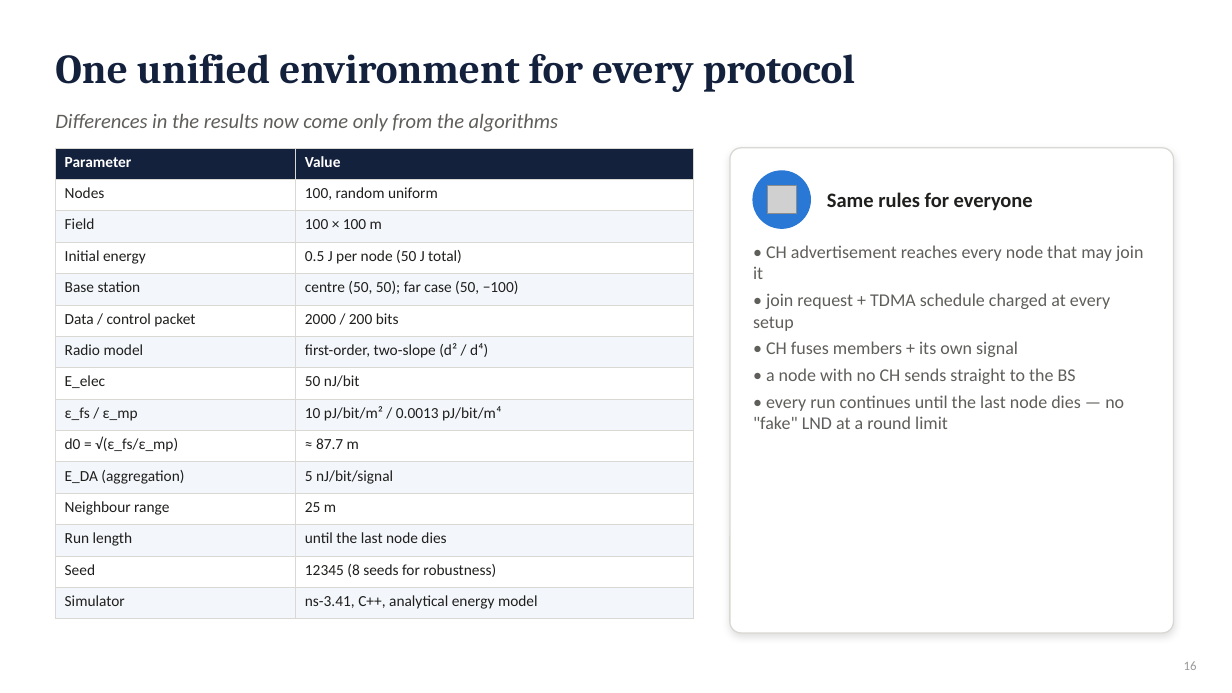
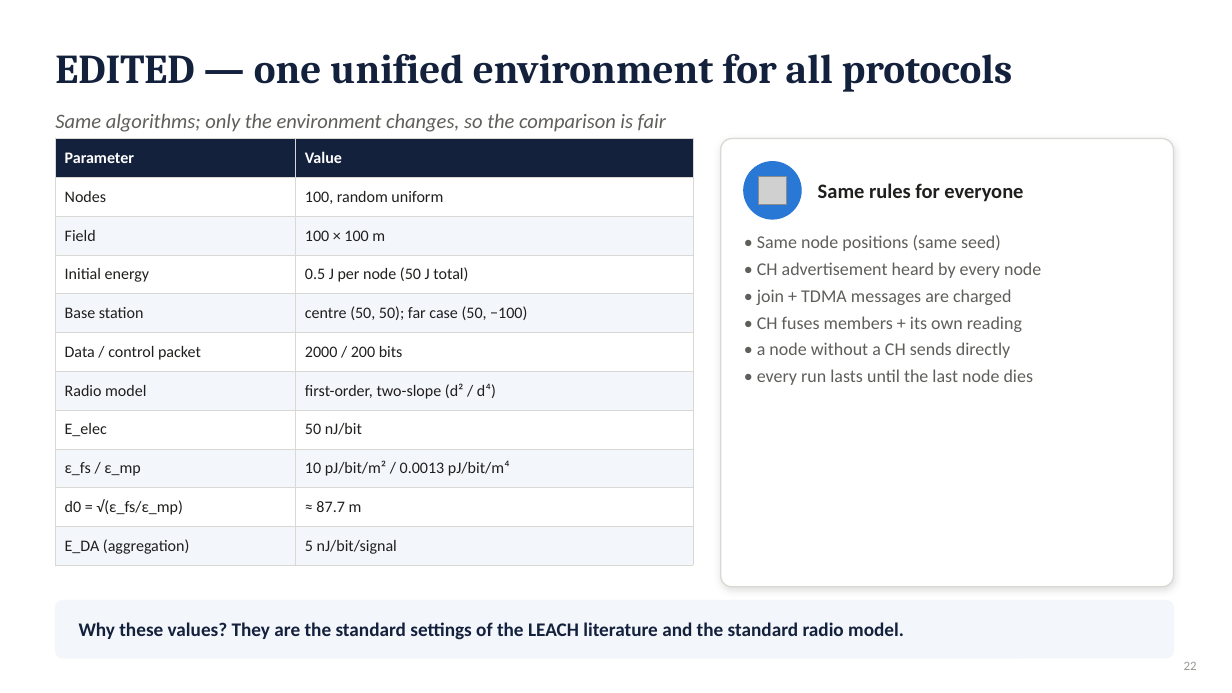
Before and after one commit to RahmaOshba/Routing-Protocols, a slide deck: slide 22 of thesis-final/Thesis_Defense_v8-Chain.pptx (slide 16 before the commit). Drawn at 1232x693 pixels with LibreOffice and Linux fonts; fonts in the diff are those of the drawing; grey boxes stand for pictures. Boxes give left, top, right and bottom in pixels: in the first picture for what was removed or moved away, otherwise in the second. Text is boxed around its words. In the diff, an @@ line names an element or a change of style, - is before the commit and + after.

```diff
--- a/thesis-final/Thesis_Defense_v8-Chain.pptx
+++ b/thesis-final/Thesis_Defense_v8-Chain.pptx
@@ text at (55, 54, 1013, 92): text changed @@
-One unified environment for every protocol
+EDITED — one unified environment for all protocols
@@ text at (55, 113, 666, 132): text changed @@
-Differences in the results now come only from the algorithms
+Same algorithms; only the environment changes, so the comparison is fair
@@ table at (55, 139, 693, 558) @@
-row 12: Neighbour range | 25 m
-row 13: Run length | until the last node dies
-row 14: Seed | 12345 (8 seeds for robustness)
-row 15: Simulator | ns-3.41, C++, analytical energy model
@@ table: place and size @@
-table at (55, 148, 693, 613)
+table at (55, 139, 693, 558)
@@ rounded rectangle: place and size @@
-rounded rectangle at (730, 148, 1174, 633)
+rounded rectangle at (721, 139, 1174, 587)
@@ ellipse: place and size @@
-ellipse at (753, 171, 811, 228)
+ellipse at (744, 162, 801, 219)
@@ picture: place and size @@
-picture at (767, 185, 796, 213)
+picture at (759, 177, 787, 205)
@@ text "Same rules for everyone": place and size @@
-text "Same rules for everyone" at (827, 192, 1033, 211)
+text "Same rules for everyone" at (818, 183, 1023, 202)
@@ text at (757, 235, 1041, 385): text changed @@
-• CH advertisement reaches every node that may join it
-• join request + TDMA schedule charged at every setup
-• CH fuses members + its own signal
-• a node with no CH sends straight to the BS
-• every run continues until the last node dies — no "fake" LND at a round limit
+• Same node positions (same seed)
+• CH advertisement heard by every node
+• join + TDMA messages are charged
+• CH fuses members + its own reading
+• a node without a CH sends directly
+• every run lasts until the last node dies
@@ rounded rectangle added at (55, 601, 1174, 658), fill #F3F6FB, outline #F3F6FB 1 pt @@
@@ text added at (79, 622, 904, 640), 15 pt, text #14213D, bold @@
+Why these values? They are the standard settings of the LEACH literature and the standard radio model.
@@ text at (1184, 662, 1197, 670): text changed @@
-16
+22
```
Also in this commit, not shown: 20 other slides changed, 40 slides added, 18 slides removed, 44 other files.
